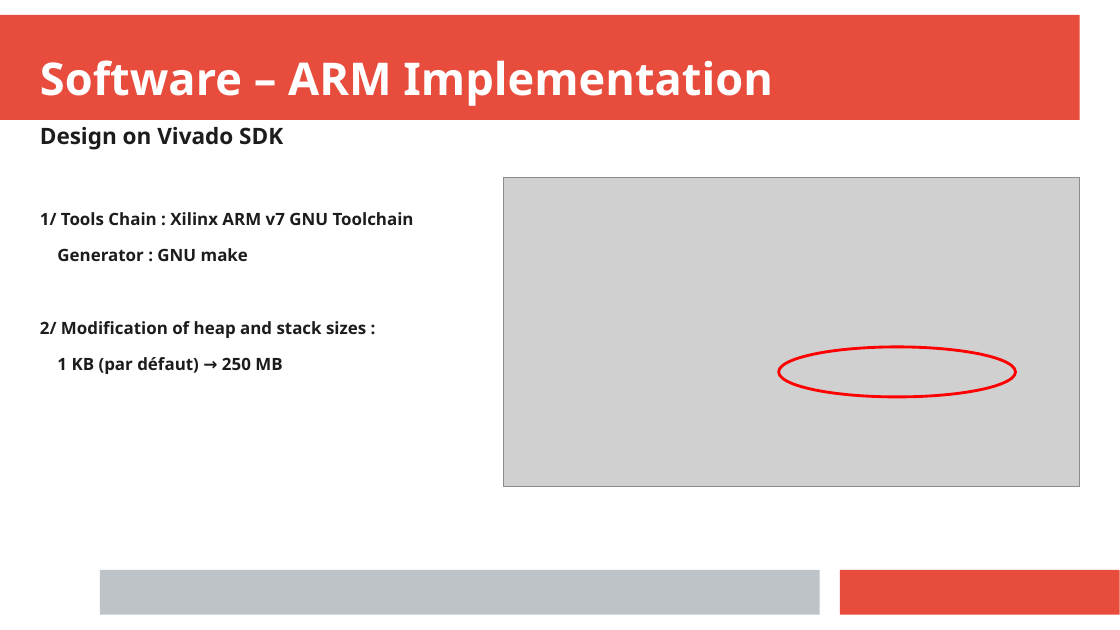
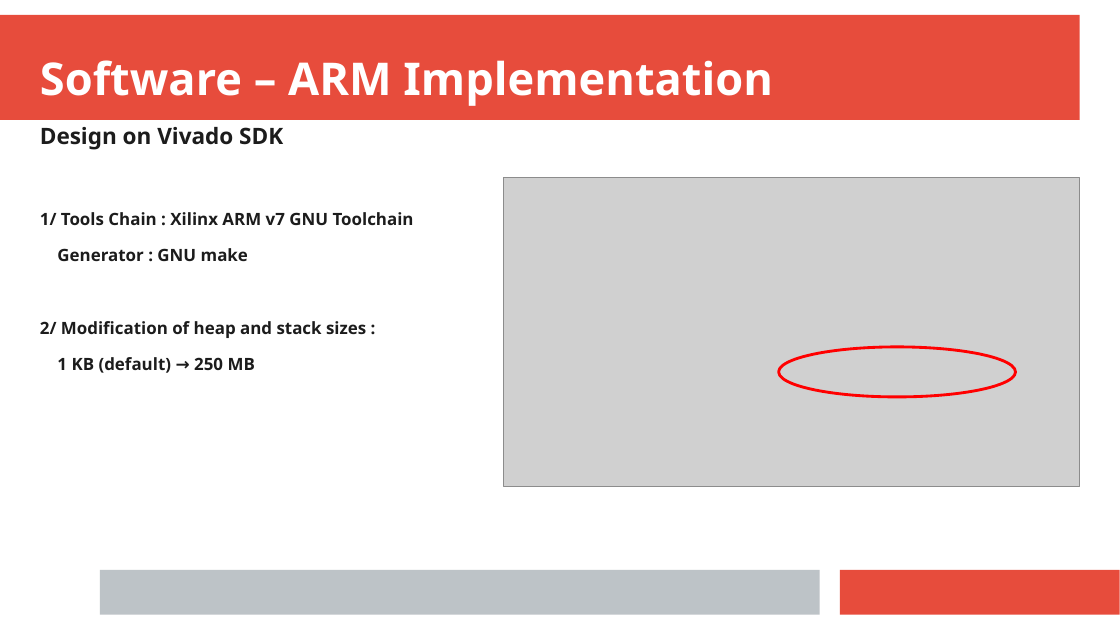
Before and after one commit to anisghaoui/A2, a slide deck: slide 6 of presentation_finale/prensent_A2_ghaoui.pptx (slide 4 before the commit). Drawn at 1120x630 pixels with LibreOffice and Linux fonts; fonts in the diff are those of the drawing; grey boxes stand for pictures. Boxes give left, top, right and bottom in pixels: in the first picture for what was removed or moved away, otherwise in the second. Text is boxed around its words. In the diff, an @@ line names an element or a change of style, - is before the commit and + after.

```diff
--- a/presentation_finale/prensent_A2_ghaoui.pptx
+++ b/presentation_finale/prensent_A2_ghaoui.pptx
@@ text at <box>57,357,255,373</box>: text changed @@
-1 KB (par défaut) → 250 MB
+1 KB (default) → 250 MB
```
Also in this commit, not shown: 1 other slide changed, 1 slide added, 11 other files.
